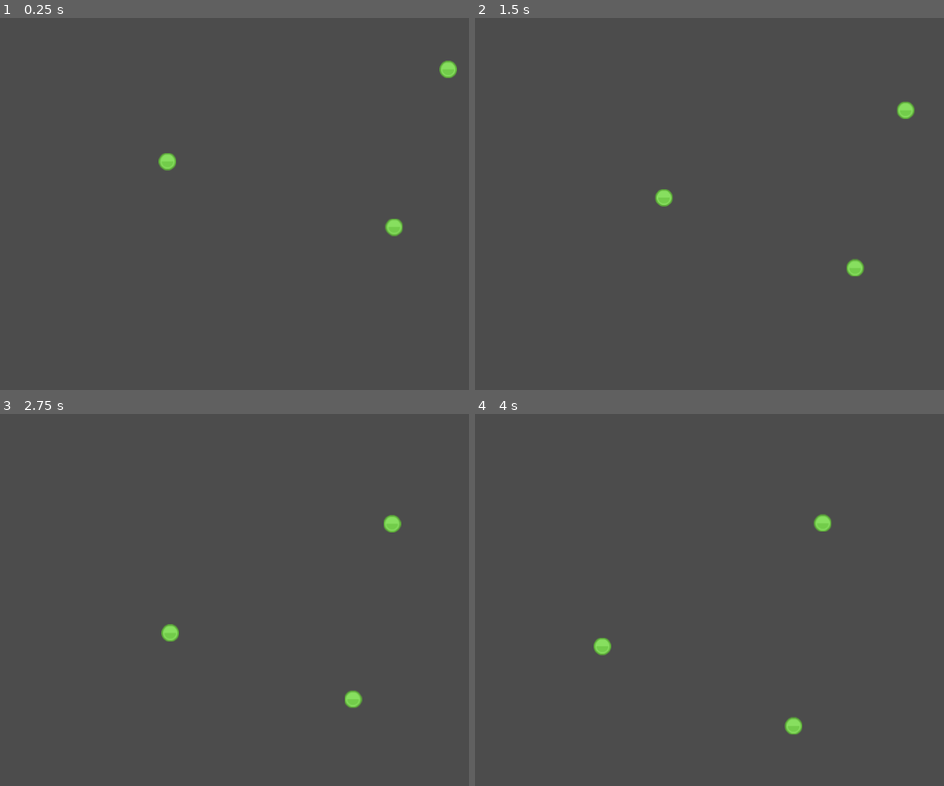
Above: before the commit, frames 1-4 (two rows, left to right).
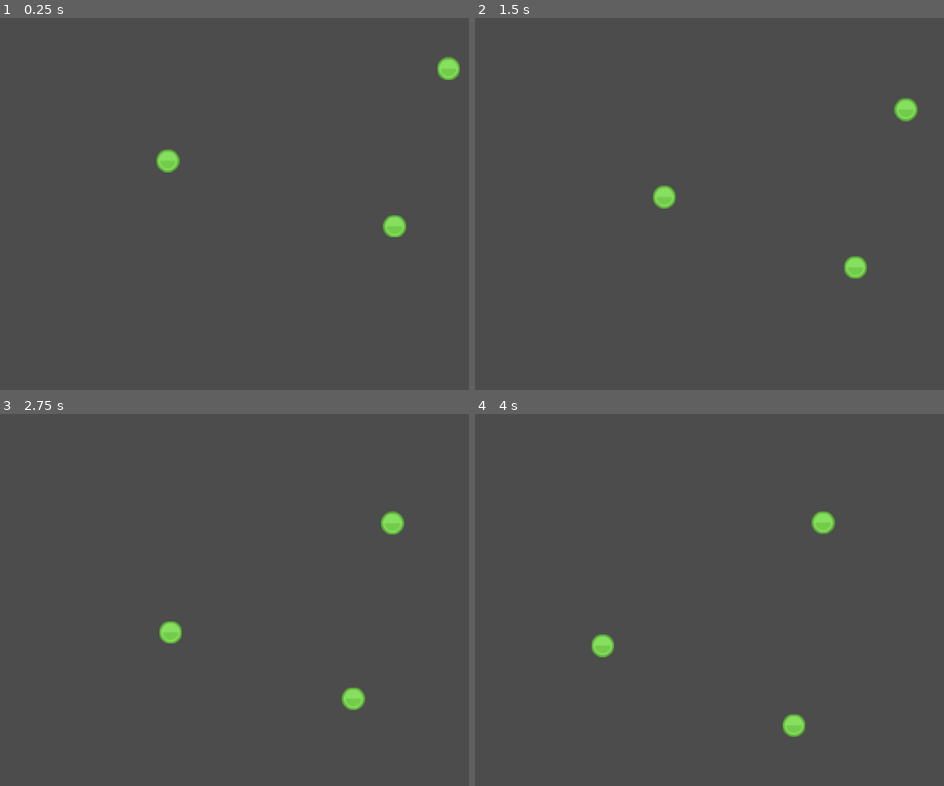
Above: after the commit, the same moments.

Repository: mhogar/SlimeFarm
Game: Godot game, scene res://Environment.tscn
Same seed, same stepped clock (60 frames per second), same inputs: the game is played once before the commit and once after it.
Inputs:
- Up to frame 1 (0.25 s): no input
- Up to frame 2 (1.5 s): no input
- Up to frame 3 (2.75 s): no input
- Up to frame 4 (4 s): no input

The runs differ from the first frame. In frame 1, 0.5% of the frame differs, in the area x 33-99%, y 10-59%; in frame 2, 0.5%, in the area x 37-95%, y 21-71%; in frame 3, 0.5%; in frame 4, 0.5%.

Commit message:
Add food scene and base food pickup logic

Diff:
--- a/Environment.tscn
+++ b/Environment.tscn
@@ -1,6 +1,7 @@
-[gd_scene load_steps=2 format=2]
+[gd_scene load_steps=3 format=2]
 
 [ext_resource path="res://Slime.tscn" type="PackedScene" id=1]
+[ext_resource path="res://Food.tscn" type="PackedScene" id=2]
 
 [node name="Environment" type="Node2D"]
 
@@ -26,3 +27,8 @@
 wander_force = 10.0
 displacement_offset = 10.0
 angle_change = 20.0
+
+[node name="Food" type="Node" parent="."]
+
+[node name="Food" parent="Food" instance=ExtResource( 2 )]
+position = Vector2( 230.487, 222.959 )
--- /dev/null
+++ b/Food.gd
@@ -0,0 +1,10 @@
+extends Node2D
+
+
+func _ready():
+	pass
+
+
+func _on_Food_body_entered(body):
+	body.collect_food()
+	queue_free()
--- /dev/null
+++ b/Food.tscn
@@ -0,0 +1,20 @@
+[gd_scene load_steps=4 format=2]
+
+[ext_resource path="res://GFX/dotWhite.png" type="Texture" id=1]
+[ext_resource path="res://Food.gd" type="Script" id=2]
+
+[sub_resource type="CircleShape2D" id=1]
+radius = 9.12521
+
+[node name="Food" type="Area2D"]
+collision_layer = 2
+script = ExtResource( 2 )
+
+[node name="Sprite" type="Sprite" parent="."]
+position = Vector2( -0.0832367, 0.23587 )
+scale = Vector2( 0.626577, 0.626577 )
+texture = ExtResource( 1 )
+
+[node name="CollisionShape2D" type="CollisionShape2D" parent="."]
+shape = SubResource( 1 )
+[connection signal="body_entered" from="." to="." method="_on_Food_body_entered"]
--- a/Slime.gd
+++ b/Slime.gd
@@ -50,3 +50,7 @@
 		position.y = env_height
 	elif position.y > env_height:
 		position.y = 0
+
+
+func collect_food():
+	print("Food collected")
--- a/Slime.tscn
+++ b/Slime.tscn
@@ -11,10 +11,19 @@
 "speed": 5.0
 } ]
 
-[node name="Slime" type="Node2D"]
+[sub_resource type="CircleShape2D" id=2]
+radius = 18.5227
+
+[node name="Slime" type="KinematicBody2D"]
+collision_mask = 0
 script = ExtResource( 2 )
 speed = 50.0
 angle_change = 5.0
 
 [node name="AnimatedSprite" type="AnimatedSprite" parent="."]
+position = Vector2( 0.47168, -0.94339 )
+scale = Vector2( 1.31446, 1.31446 )
 frames = SubResource( 1 )
+
+[node name="CollisionShape2D" type="CollisionShape2D" parent="."]
+shape = SubResource( 2 )
--- a/project.godot
+++ b/project.godot
@@ -19,6 +19,11 @@
 run/main_scene="res://Environment.tscn"
 config/icon="res://icon.png"
 
+[layer_names]
+
+2d_physics/layer_1="Slimes"
+2d_physics/layer_2="Food"
+
 [rendering]
 
 environment/default_environment="res://default_env.tres"
Binary file added: GFX/dotWhite.png
Not shown, added: GFX/dotWhite.png.import
Not shown: 1 places in Slime.tscn that only renumber resources
